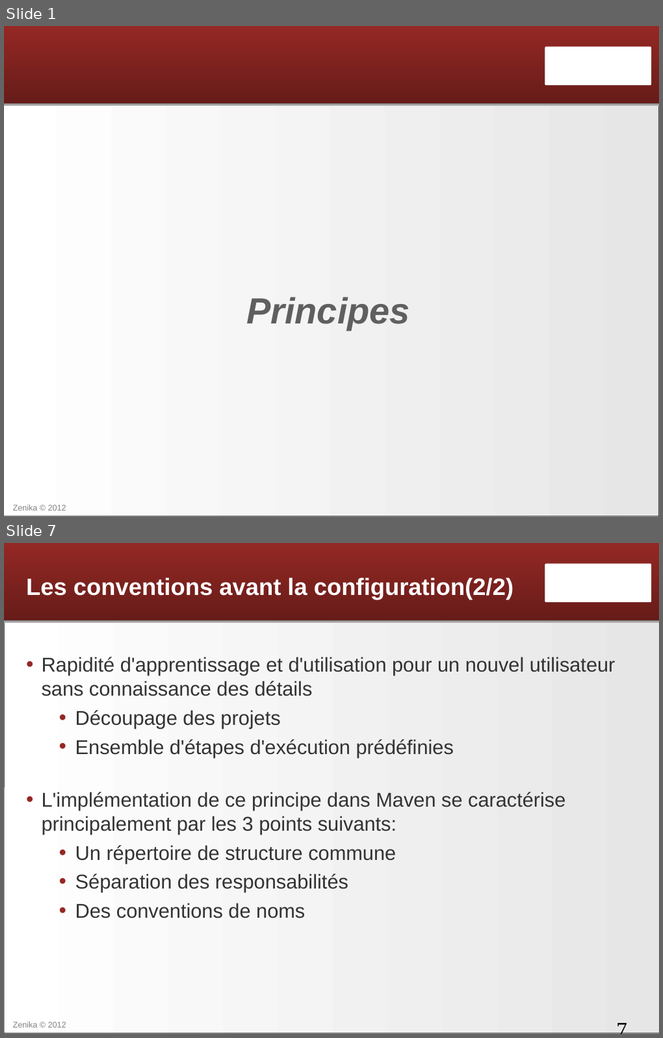
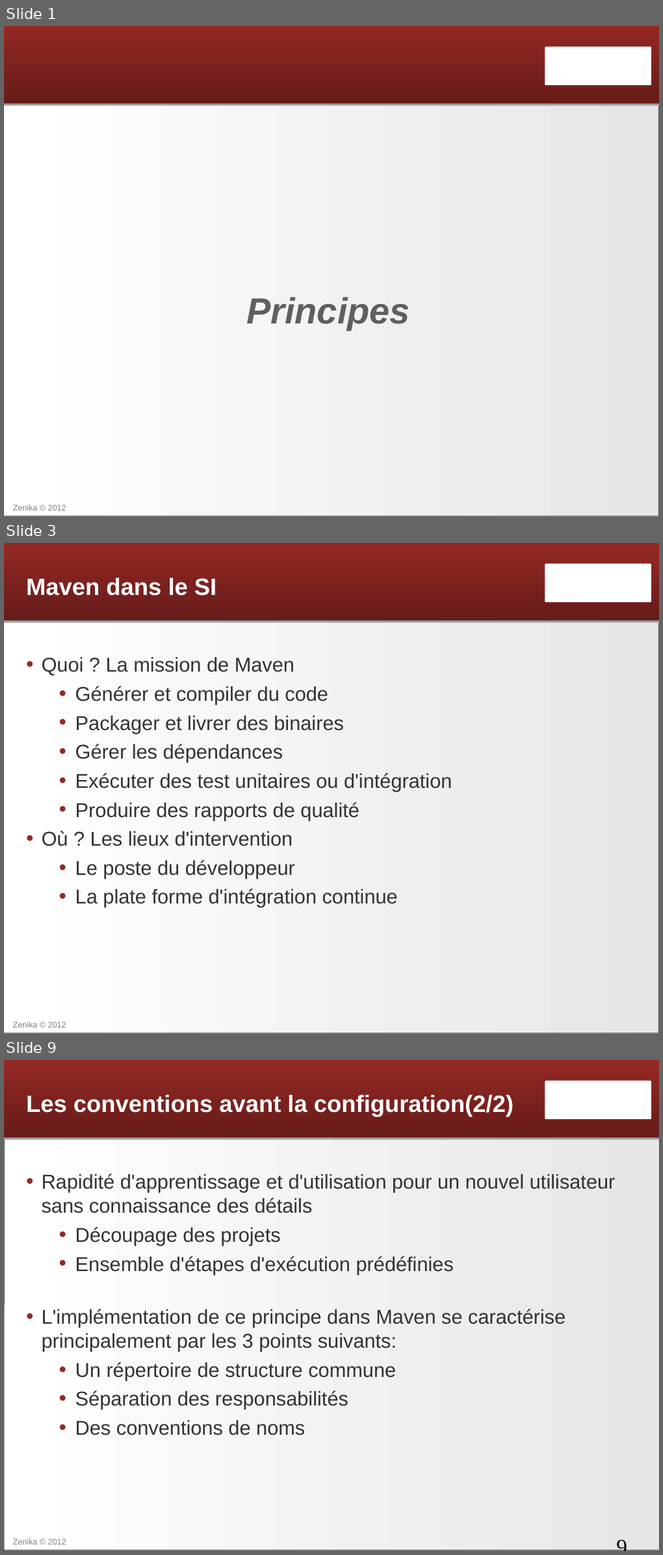
Before and after one commit to Zenika/formation-maven-osgi, a slide deck: Maven - 01 - Introduction.odp. Shown one above the other, each under a label of ours: slides 1 and 7 before the commit, slides 1, 3 and 9 after it; the slides between them are not shown. The pictures are 663x1038 and 663x1555 pixels, drawn with LibreOffice and Linux fonts; fonts in the diff are those of the drawing; background and template pictures are left out. Boxes give left, top, right and bottom in pixels: in the first picture for what was removed or moved away, otherwise in the second. Text is boxed around its words. In the diff, an @@ line names an element or a change of style, - is before the commit and + after.

Commit message:
Reprend les premiers slides de Maven 01

```diff
--- a/Maven - 01 - Introduction.odp
+++ b/Maven - 01 - Introduction.odp
@@ slide 3 added at bbox=[4, 543, 659, 1034], background gradient #D5DFE7 to #FEFEFE; not listed: 5 template elements that a slide beside it also shows @@
@@ title added at bbox=[26, 577, 217, 596], 26 pt, text #FFFFFF, bold @@
+Maven dans le SI
@@ text added at bbox=[42, 657, 452, 908], 22 pt, text #333333 @@
+• Quoi ? La mission de Maven
+  • Générer et compiler du code
+  • Packager et livrer des binaires
+  • Gérer les dépendances
+  • Exécuter des test unitaires ou d'intégration
+  • Produire des rapports de qualité
+• Où ? Les lieux d'intervention
+  • Le poste du développeur
+  • La plate forme d'intégration continue
@@ what was slide 7 is now slide 9 @@
@@ page number at bbox=[610, 1533, 659, 1548]: text changed @@
-7
+9
```
Also in this commit, not shown: 4 slides changed, 2 other slides added, 1 slide removed, 1 other file.
